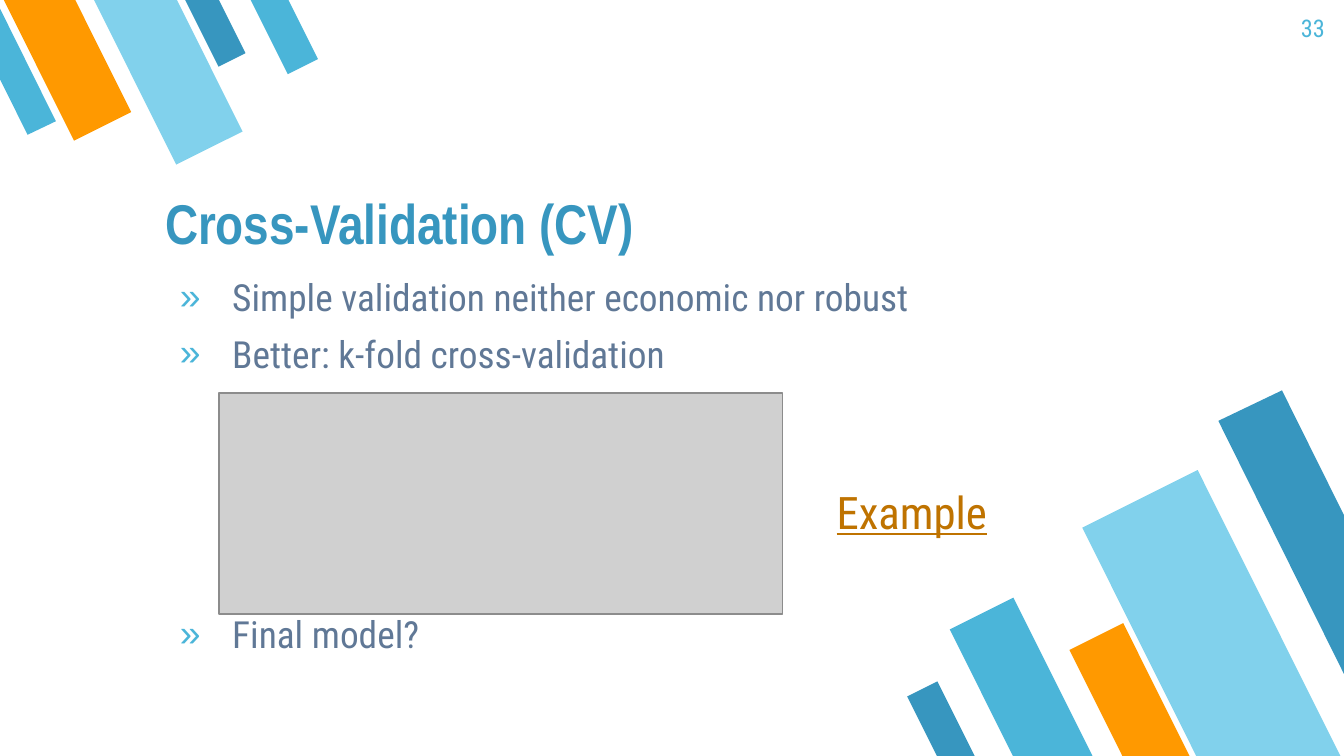
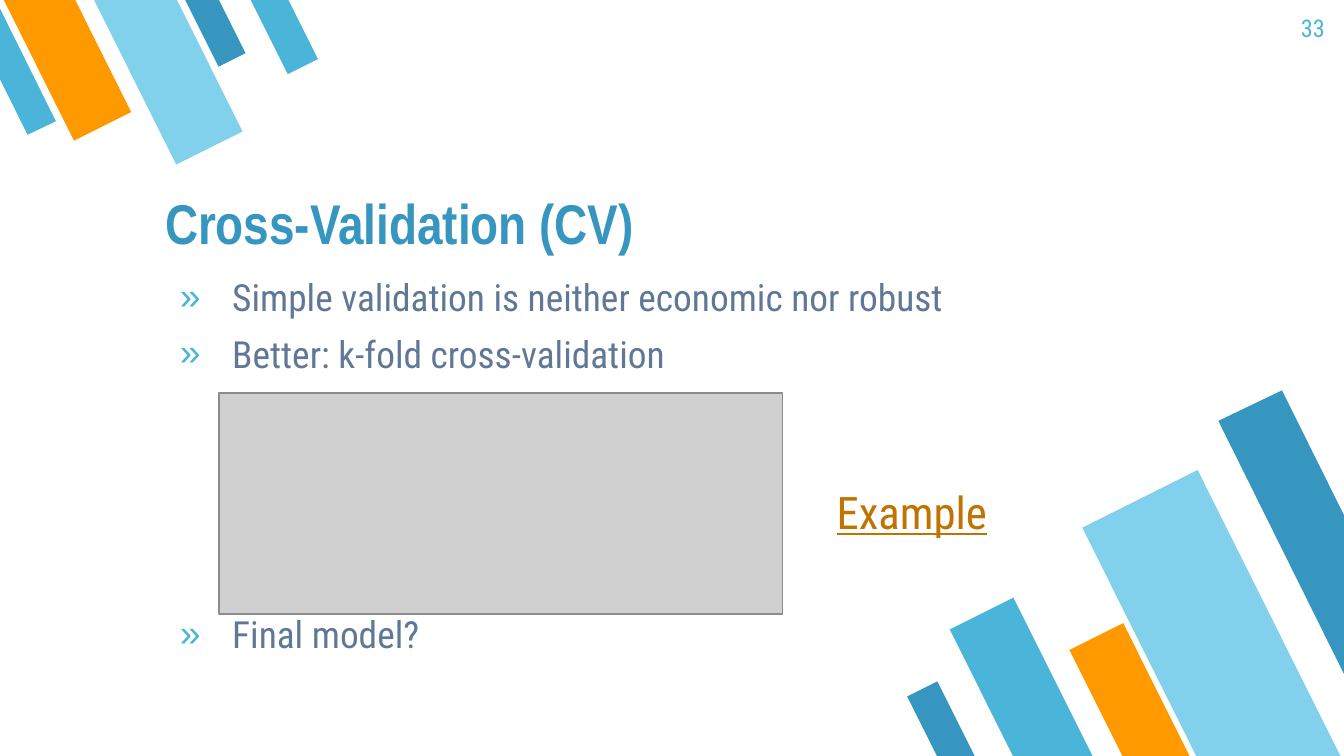
Before and after one commit to mayer79/ml_lecture, a slide deck: slide 33 of slides/ML_Lecture.pptx. Drawn at 1344x756 pixels with LibreOffice and Linux fonts; fonts in the diff are those of the drawing; grey boxes stand for pictures. Boxes give left, top, right and bottom in pixels: in the first picture for what was removed or moved away, otherwise in the second. Text is boxed around its words. In the diff, an @@ line names an element or a change of style, - is before the commit and + after.

```diff
--- a/slides/ML_Lecture.pptx
+++ b/slides/ML_Lecture.pptx
@@ text at (232,283,942,319): text changed @@
-» Simple validation neither economic nor robust
+» Simple validation is neither economic nor robust
```
Also in this commit, not shown: 6 other slides changed, 5 other files.
